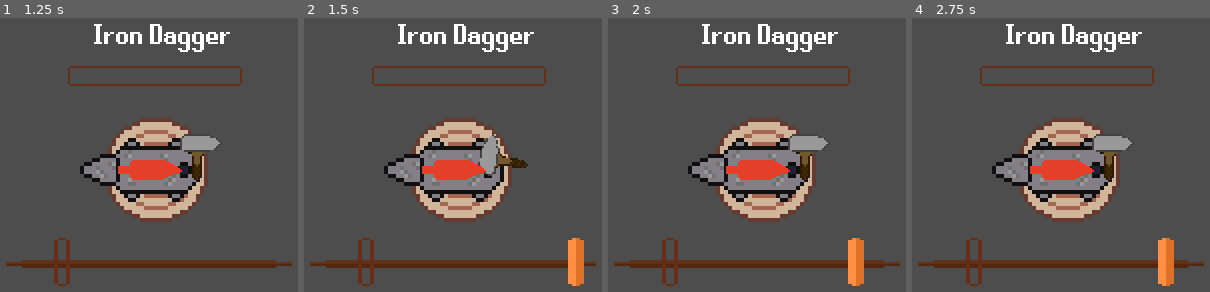
Above: before the commit, frames 1-4 (left to right).
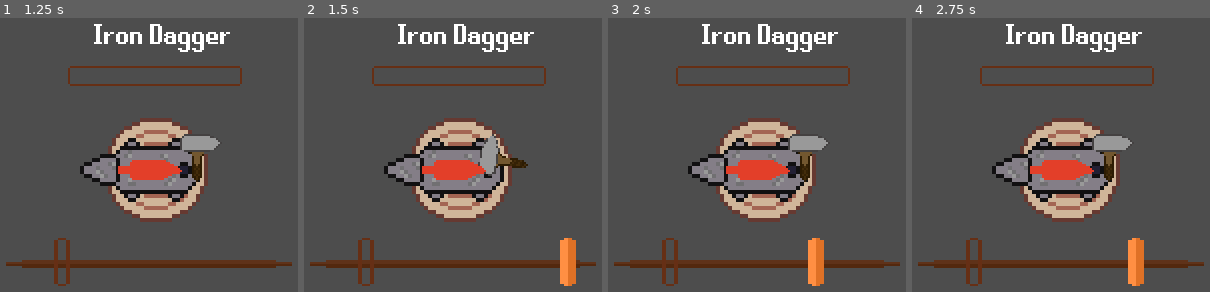
Above: after the commit, the same moments.

Repository: wildbeard/into-the-forge
Game: Godot game, scene res://Scenes/Forge.tscn
The game is run twice, just before and just after one commit, with the same random seed, the same clock (stepped at 60 frames per second) and the same inputs. The project has no main scene, so this scene is started directly.
Inputs:
- Up to frame 1 (1.25 s): tap Enter at 0.5 s; tap Space (spacebar) at 0.6 s
- Up to frame 2 (1.5 s): tap Space (spacebar) at 1.35 s
- Up to frame 3 (2 s): no input
- Up to frame 4 (2.75 s): tap Space (spacebar) at 2.1 s

Frame 1 is identical in both runs. In frame 2, 1.4% of the frame differs, in the area x 85-94%, y 80-98%; in frame 3, 1.8%, in the area x 67-86%, y 80-98%; in frame 4, 1.8%.

Commit message:
Set difficulty of marker from the craftable item

Diff:
--- a/Scripts/ForgeScene.gd
+++ b/Scripts/ForgeScene.gd
@@ -70,9 +70,6 @@
 	self._updateProgressBar()
 	self._updateSpriteHeat()
 
-func _addMarkerToScene(m: Node):
-	add_child(m)
-
 func _removeMarkerFromScene(marker: Node):
 	if !marker:
 		return
@@ -128,5 +125,6 @@
 	var marker = markerScene.instantiate()
 	marker.global_position = $StartingPosition.global_position
 	marker.targetPosition = outOfBounds.global_position
+	marker.difficulty = craftable.difficulty
 	markers.push_back(marker)
 	add_child(marker)
